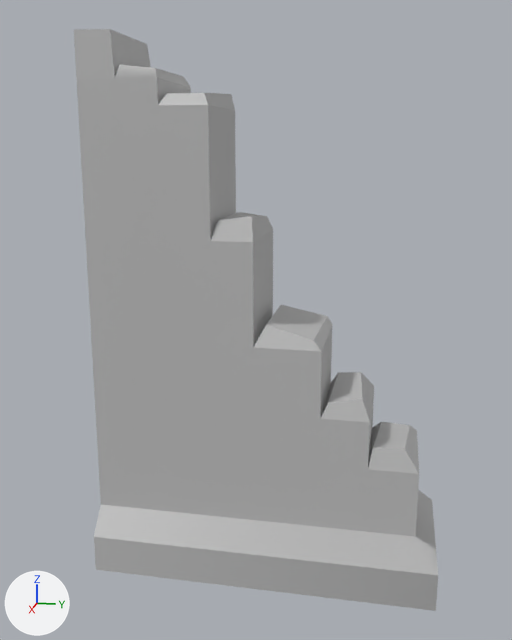
Before and after pictures for a commit that changed the FBX model Tutorial Graybox/Assets/Props/Large Props/Walls/Ruins_Wall_005.fbx.
Rendered twice from a 50 mm lens placed at (6.48, 1.14, 1.55), pointed at (0.04, -0.15, -0.06). The axes (+X, +Y, +Z) are drawn at lower left. The lights are the same throughout. Where no turn or scale is listed for an object, it has been applied to the vertices.

Names of what the first picture shows: 'Ruins_Wall_005'.
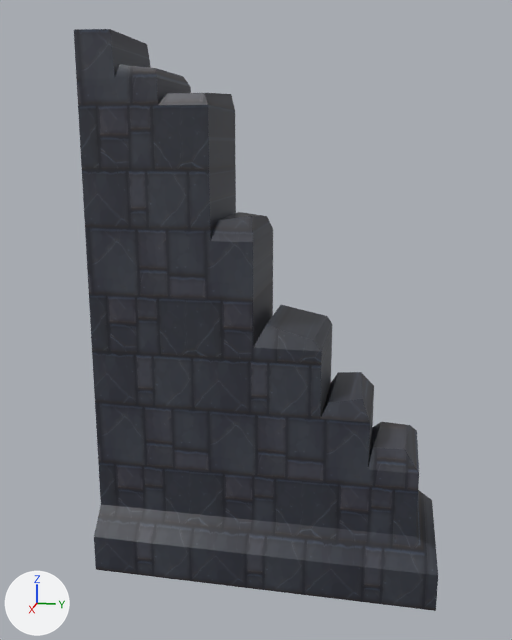
The edits, one by one:
Picture 'Ruins_Wall_001_RUINS_DARK_AlbedoTransparency.png' (img_ruins_wall_001_ruins_dark_albedotransparency_png) is new.
Material 'RuinsDark_Material' (mat_ruinsdark_material) is new.
Its texture is img_ruins_wall_001_ruins_dark_albedotransparency_png.
me_mesh has 66 vertices, 60 faces and spans x -0.7..0.7, y -1.63..1.62, z -2.5..2.5.
me_mesh no longer uses material mat_lambert1 (grey #bcbcbc).
me_mesh now uses material mat_ruinsdark_material (picture img_ruins_wall_001_ruins_dark_albedotransparency_png).

Pixel boxes (x1, y1, x2, y2) of what changed, in the pictures (512 x 640 px):
'Ruins_Wall_005', recoloured (grey to black)
    both: (74, 29, 438, 611)
